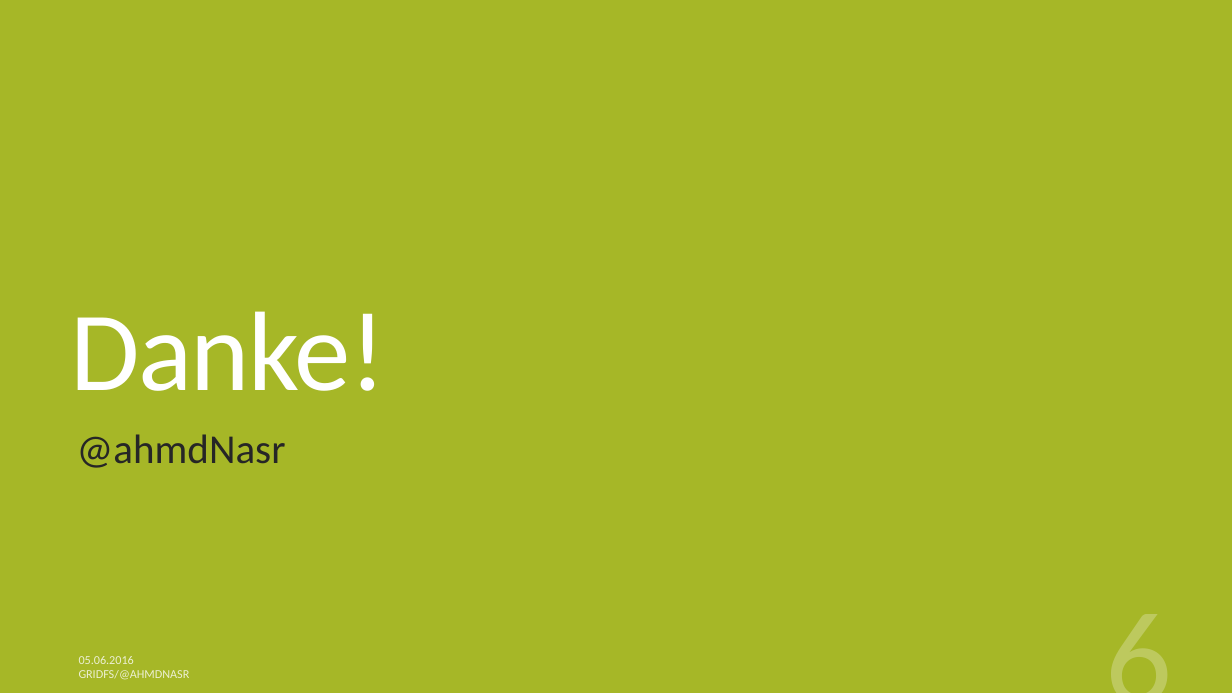
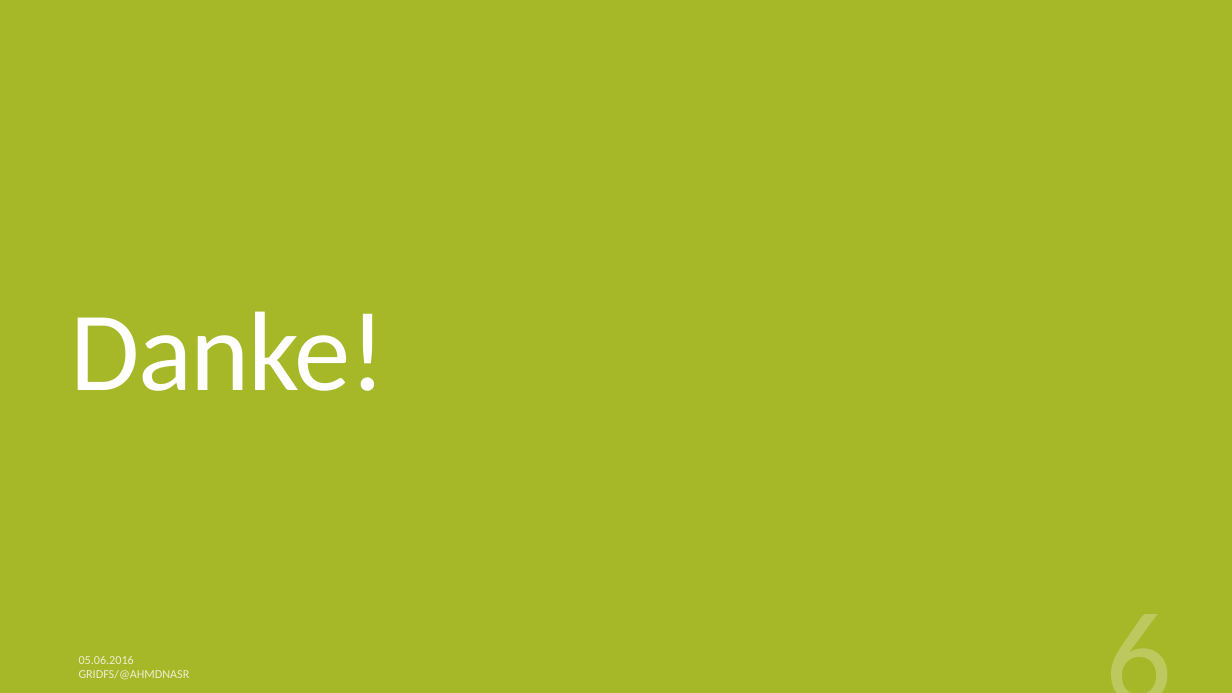
Before and after one commit to ahmdNasr/gridfs_presentation, a slide deck: slide 6 of GridFS.pptx. Drawn at 1232x693 pixels with LibreOffice and Linux fonts; fonts in the diff are those of the drawing. Boxes give left, top, right and bottom in pixels: in the first picture for what was removed or moved away, otherwise in the second. Text is boxed around its words. In the diff, an @@ line names an element or a change of style, - is before the commit and + after.

Commit message:
modified 'Danke!' page

```diff
--- a/GridFS.pptx
+++ b/GridFS.pptx
@@ subtitle removed at [77,434,286,468] @@
-@ahmdNasr
```
